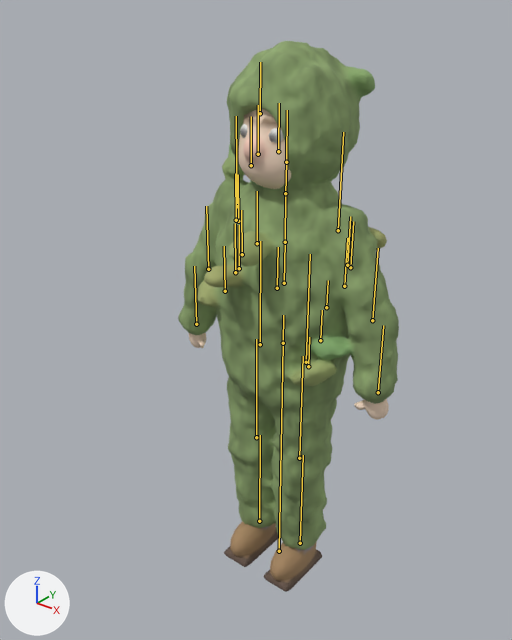
The glTF model models/photographer_ghillie.glb, before and after one commit.
Before and after are seen from a camera (50 mm lens) standing at (1.291, -1.764, 2.096) and looking at (-0.084, -0.045, 1.031). The axes (+X, +Y, +Z) are drawn at lower left. The lights are the same throughout. The picture after the commit comes second. The bones that change, and the others that lie on the model, are drawn over the model as lines.

Objects in the first picture: 'photographer_ghillie_mesh'.
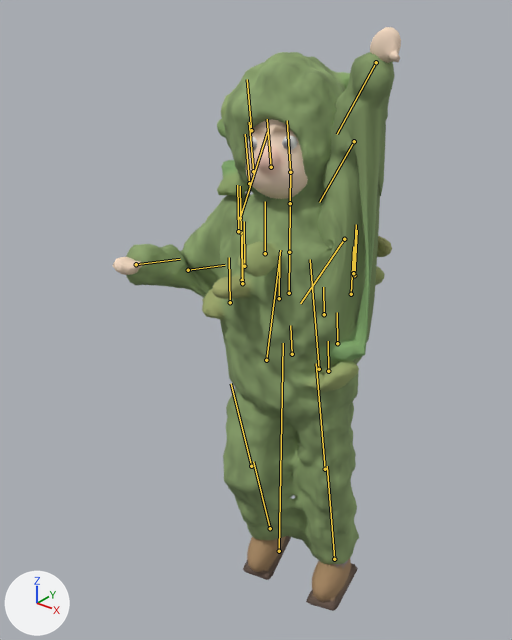
The newer file adds an action. The first version stands in its rest pose; the second is drawn at frame 30 of the action 'emote_disco'.

Changed parts and their boxes [x1, y1, x2, y2] in the pictures (512 x 640 px):
'photographer_ghillie_mesh', posed (30% wider)
    before: [178, 41, 399, 592]
    after: [113, 27, 401, 611]
bone 'hips', root to tip
    before: (283, 343) to (283, 315)
    after: (292, 354) to (290, 325)
bone 'spine', root to tip
    before: (284, 283) to (285, 242)
    after: (289, 293) to (289, 252)
bone 'head', root to tip
    before: (286, 162) to (287, 110)
    after: (290, 172) to (287, 120)
bone 'shoulder_l', root to tip
    before: (237, 206) to (236, 116)
    after: (240, 218) to (267, 132)
bone 'elbow_l', root to tip
    before: (208, 269) to (206, 206)
    after: (188, 270) to (225, 265)
bone 'shoulder_r', root to tip
    before: (338, 230) to (343, 132)
    after: (344, 239) to (300, 303)
bone 'elbow_r', root to tip
    before: (372, 320) to (378, 248)
    after: (354, 141) to (319, 202)
bone 'hip_l', root to tip
    before: (260, 344) to (260, 241)
    after: (266, 360) to (280, 250)
bone 'knee_l', root to tip
    before: (256, 437) to (256, 339)
    after: (251, 466) to (231, 383)
bone 'hip_r', root to tip
    before: (306, 362) to (310, 254)
    after: (319, 369) to (310, 259)

The change, as a diff of the scene's bpy script:
```diff
--- a/models/photographer_ghillie.glb.py
+++ b/models/photographer_ghillie.glb.py
@@ bone_hips @@
 bone_hips = bpy.data.objects['photographer_ghillie'].pose.bones['hips']  # child of 'root'
-bone_hips.location = (0.0, 0.0, 0.0)
-bone_hips.rotation_quaternion = (1.0, 0.0, 0.0, 0.0)  # degrees (0, 0, 0)
+bone_hips.location = (0.04, -0.03, 0.0)
+bone_hips.rotation_quaternion = (0.994, -0.004, 0.099, 0.04)  # degrees (0, 11, 5)
@@ bone_spine @@
 bone_spine = bpy.data.objects['photographer_ghillie'].pose.bones['spine']  # child of 'hips'
-bone_spine.rotation_quaternion = (1.0, 0.0, 0.0, 0.0)  # degrees (0, 0, 0)
+bone_spine.rotation_quaternion = (0.997, -0.002, -0.074, -0.03)  # degrees (0, -9, -3)
@@ bone_head @@
 bone_head = bpy.data.objects['photographer_ghillie'].pose.bones['head']  # child of 'neck'
-bone_head.rotation_quaternion = (1.0, 0.0, 0.0, 0.0)  # degrees (0, 0, 0)
+bone_head.rotation_quaternion = (0.994, -0.005, 0.099, 0.05)  # degrees (0, 11, 6)
@@ bone_shoulder_l @@
 bone_shoulder_l = bpy.data.objects['photographer_ghillie'].pose.bones['shoulder_l']  # child of 'chest'
-bone_shoulder_l.rotation_quaternion = (1.0, 0.0, 0.0, 0.0)  # degrees (0, 0, 0)
+bone_shoulder_l.rotation_quaternion = (0.987, -0.099, 0.012, -0.124)  # degrees (-11, 0, -14)
@@ bone_elbow_l @@
 bone_elbow_l = bpy.data.objects['photographer_ghillie'].pose.bones['elbow_l']  # child of 'shoulder_l'
-bone_elbow_l.rotation_quaternion = (1.0, 0.0, 0.0, 0.0)  # degrees (0, 0, 0)
+bone_elbow_l.rotation_quaternion = (0.697, -0.717, 0.0, 0.0)  # degrees (-92, 0, 0)
@@ bone_shoulder_r @@
 bone_shoulder_r = bpy.data.objects['photographer_ghillie'].pose.bones['shoulder_r']  # child of 'chest'
-bone_shoulder_r.rotation_quaternion = (1.0, 0.0, 0.0, 0.0)  # degrees (0, 0, 0)
+bone_shoulder_r.rotation_quaternion = (0.272, 0.0, -0.001, 0.962)  # degrees (0, 0, 148)
@@ bone_elbow_r @@
 bone_elbow_r = bpy.data.objects['photographer_ghillie'].pose.bones['elbow_r']  # child of 'shoulder_r'
-bone_elbow_r.rotation_quaternion = (1.0, 0.0, 0.0, 0.0)  # degrees (0, 0, 0)
+bone_elbow_r.rotation_quaternion = (0.999, -0.05, 0.0, 0.0)  # degrees (-6, 0, 0)
@@ bone_hip_l @@
 bone_hip_l = bpy.data.objects['photographer_ghillie'].pose.bones['hip_l']  # child of 'hips'
-bone_hip_l.rotation_quaternion = (1.0, 0.0, 0.0, 0.0)  # degrees (0, 0, 0)
+bone_hip_l.rotation_quaternion = (0.989, -0.149, 0.004, -0.025)  # degrees (-17, 0, -3)
@@ bone_knee_l @@
 bone_knee_l = bpy.data.objects['photographer_ghillie'].pose.bones['knee_l']  # child of 'hip_l'
-bone_knee_l.rotation_quaternion = (1.0, 0.0, 0.0, 0.0)  # degrees (0, 0, 0)
+bone_knee_l.rotation_quaternion = (0.956, 0.294, 0.0, 0.0)  # degrees (34, 0, 0)
@@ bone_hip_r @@
 bone_hip_r = bpy.data.objects['photographer_ghillie'].pose.bones['hip_r']  # child of 'hips'
-bone_hip_r.rotation_quaternion = (1.0, 0.0, 0.0, 0.0)  # degrees (0, 0, 0)
+bone_hip_r.rotation_quaternion = (1.0, 0.0, 0.0, 0.025)  # degrees (0, 0, 3)
```
